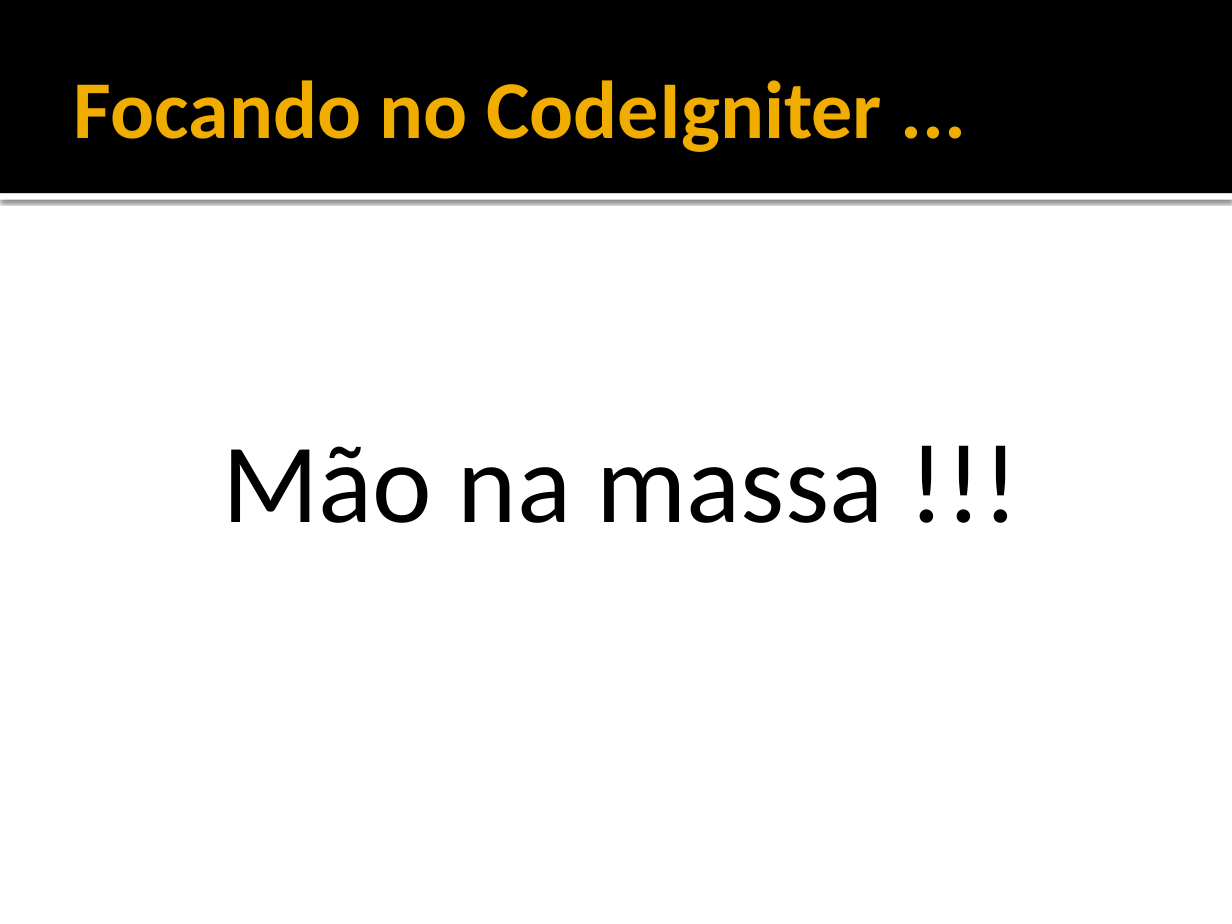
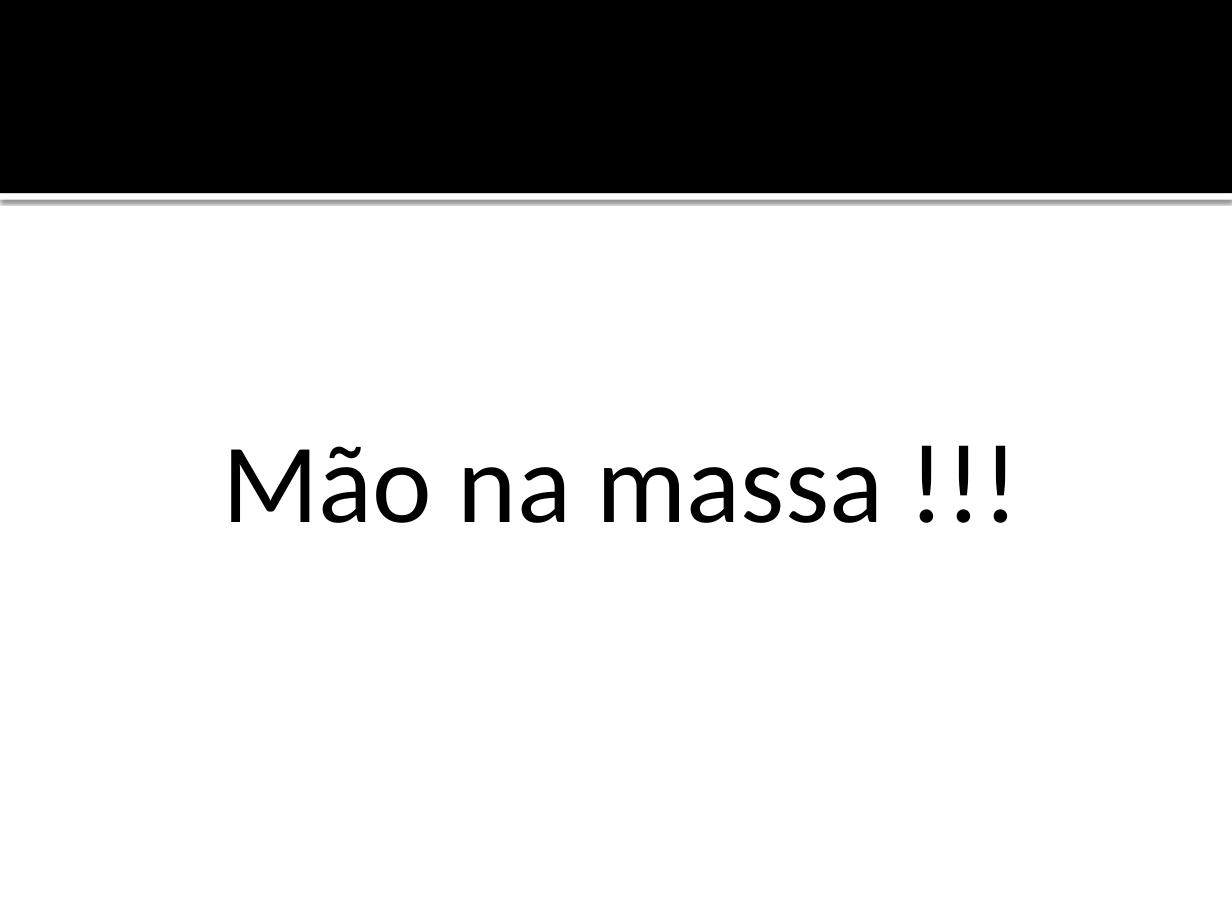
Before and after one commit to williamChenta/miniCursoCodeigniterTwitterBootstrap, a slide deck: slide 16 of assets/artefatos/Mini curso - Codeigniter.pptx. Drawn at 1232x924 pixels with LibreOffice and Linux fonts; fonts in the diff are those of the drawing. Boxes give left, top, right and bottom in pixels: in the first picture for what was removed or moved away, otherwise in the second. Text is boxed around its words. In the diff, an @@ line names an element or a change of style, - is before the commit and + after.

```diff
--- a/assets/artefatos/Mini curso - Codeigniter.pptx
+++ b/assets/artefatos/Mini curso - Codeigniter.pptx
@@ title removed at (74, 80, 882, 152) @@
-Focando no CodeIgniter ...
```
Also in this commit, not shown: 2 slides added.
